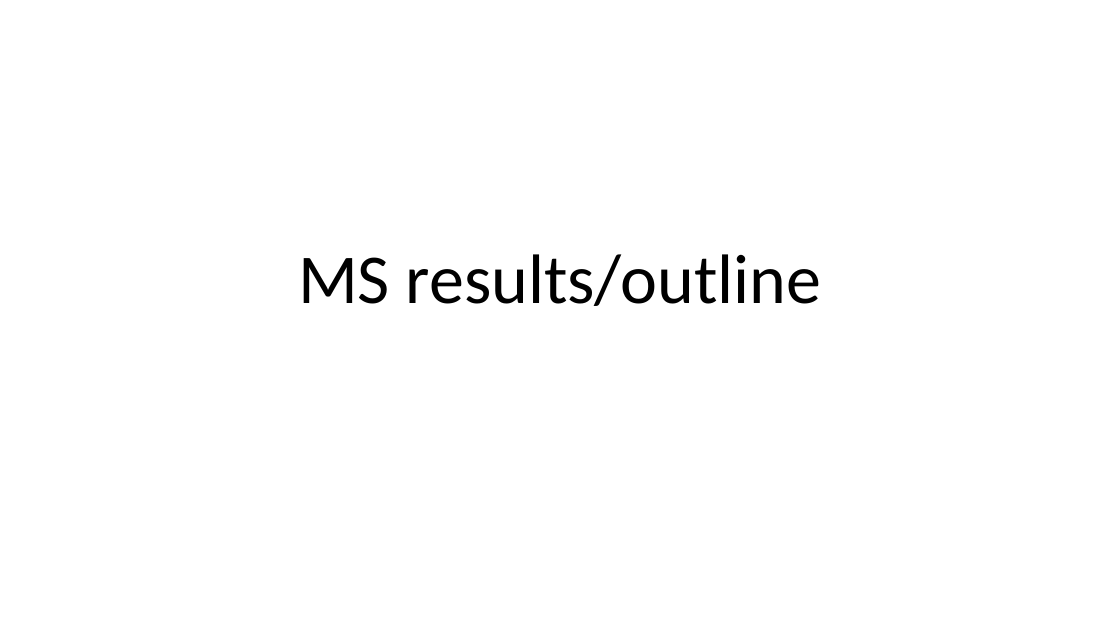
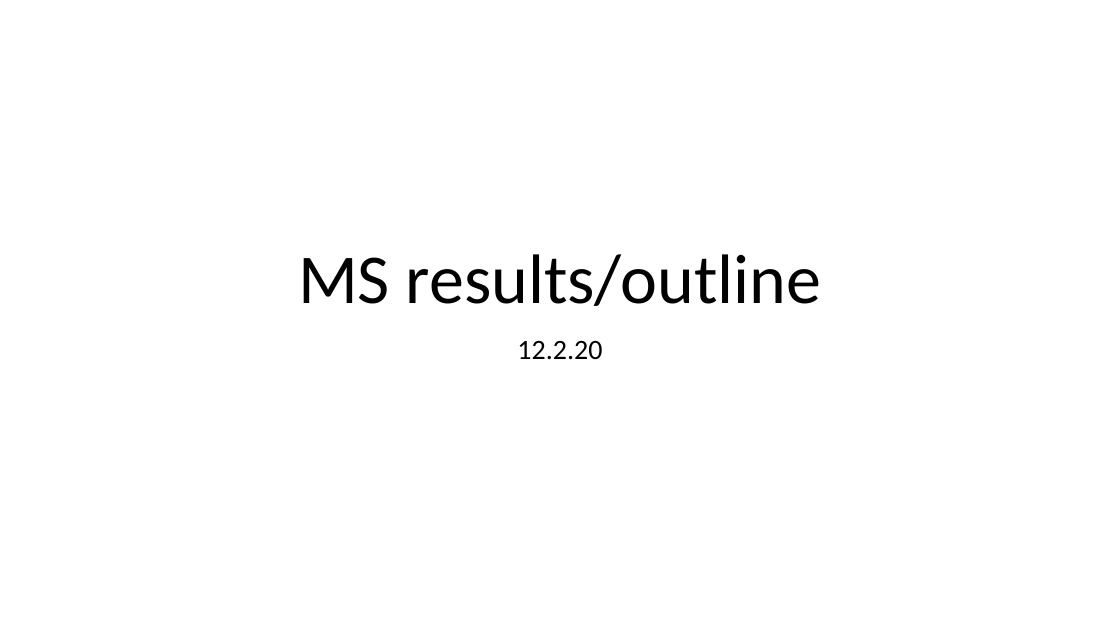
Before and after one commit to petersoapes/MLH1repo, a slide deck: slide 1 of AP_labMeeting_2.12.20.pptx. Drawn at 1120x630 pixels with LibreOffice and Linux fonts; fonts in the diff are those of the drawing. Boxes give left, top, right and bottom in pixels: in the first picture for what was removed or moved away, otherwise in the second. Text is boxed around its words. In the diff, an @@ line names an element or a change of style, - is before the commit and + after.

Commit message:
summarizing all results, updating saving files

```diff
--- a/AP_labMeeting_2.12.20.pptx
+++ b/AP_labMeeting_2.12.20.pptx
@@ subtitle added at box(517, 341, 602, 360), 24 pt, text #000000 @@
+12.2.20
```
Also in this commit, not shown: 7 other files.
